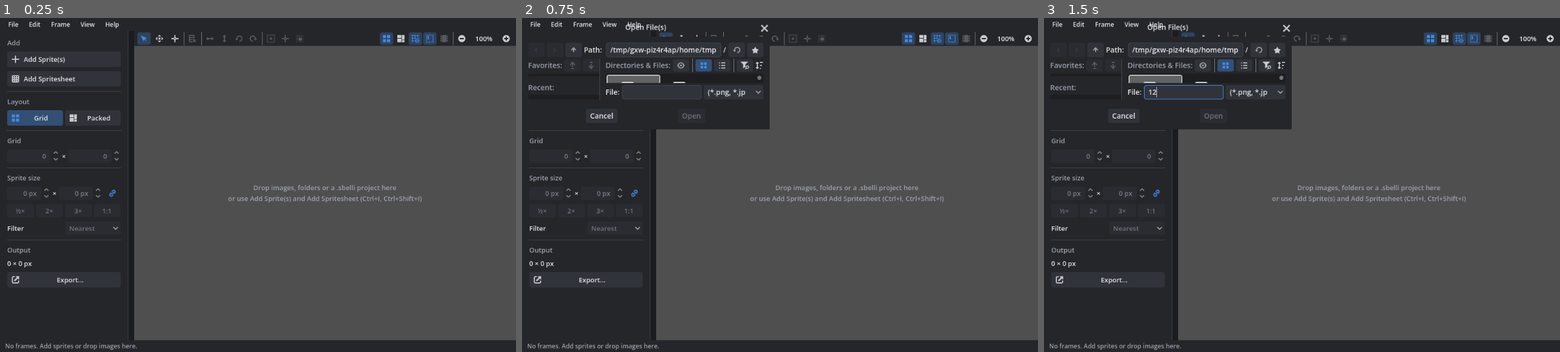
Above: before the commit, frames 1-3 (left to right).
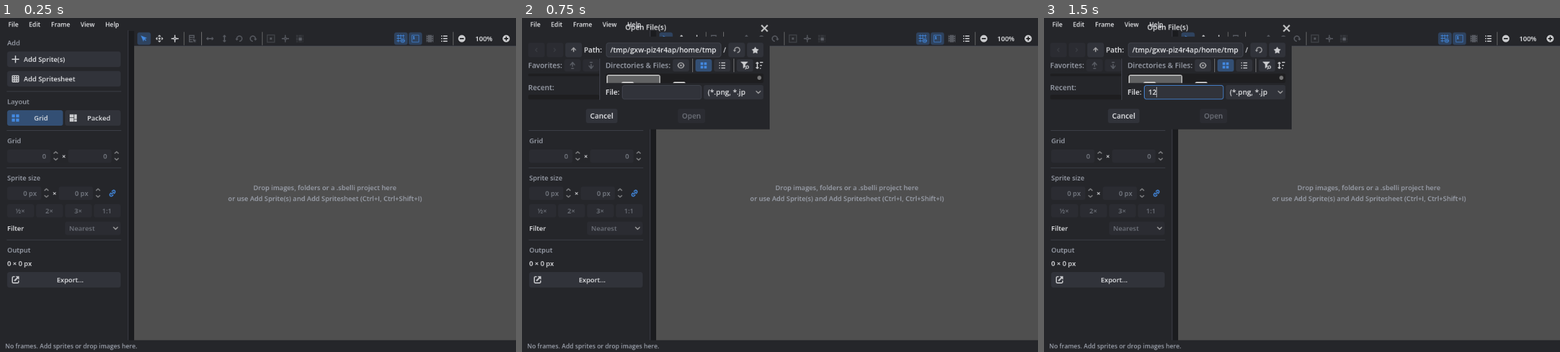
Above: after the commit, the same moments.

Repository: caleb-tognoli/spritesheetbelli
Game: Godot game, scene res://ui/main/main.tscn
Same seed, same stepped clock (60 frames per second), same inputs: the game is played once before the commit and once after it.
Inputs (mouse positions are in pixels of both pictures, inside the frame that each line leads up to):
- Up to frame 1 (0.25 s): no input
- Up to frame 2 (0.75 s): click "Add Sprite(s)" at 0.5 s
- Up to frame 3 (1.5 s): click (1183, 91) at 1.27 s; type "12" at 1.35 s

The runs differ from the first frame. In frame 1, 0.3% of the frame differs, in the area x 73-87%, y 4-9%; in frame 2, 0.3%; in frame 3, 0.3%.

Commit message:
Toolbar: sprites list instead of layouts; the preview stays in its place
- The preview toolbar wraps onto more rows instead of forcing its width,
  and the preview is never squeezed narrower than it. Its layout grew
  both ways when it didn't fit, covering the sidebar's resize bar.
- The Grid and Packed buttons left the toolbar (they're in the sidebar
  and View); a button toggles the list of sprites instead.
- The side panels start a little wider, and the sprite list is at least
  250 px wide.
- Pinned frames show a pin instead of a yellow dot.

Diff:
--- a/scripts/autoloaded/settings.gd
+++ b/scripts/autoloaded/settings.gd
@@ -37,7 +37,8 @@
 	&"recent_files": [],
 	&"sidebar_width": 0,
 	&"show_history": false,
-	&"history_width": 0,
+	# From the preview's side: negative is wider than the panels' smallest width
+	&"history_width": -60,
 	&"show_sprites": false,
 	&"onion_skin": false,
 }
--- a/tests/unit/test_layout_ui.gd
+++ b/tests/unit/test_layout_ui.gd
@@ -115,3 +115,19 @@
 	assert_true(text.begins_with("Frame 0"), text)
 	assert_true("Page 1 at" in text, text)
 	assert_true("3 frames" in main.sheet_info.text, main.sheet_info.text)
+
+
+func test_the_toolbar_toggles_the_sprites_not_the_layout() -> void:
+	var area: PreviewArea = main.preview_area
+	assert_true(area._action_buttons.has(&"toggle_sprites"))
+	assert_false(area._action_buttons.has(&"layout_grid"), "the sidebar switches layouts")
+	assert_false(area._action_buttons.has(&"layout_packed"))
+
+
+func test_the_preview_is_never_narrower_than_its_toolbar() -> void:
+	var area: PreviewArea = main.preview_area
+	var toolbar_width := area.toolbar.get_combined_minimum_size().x
+	assert_true(toolbar_width > 0)
+	assert_eq(area.get_combined_minimum_size().x, toolbar_width, "the splits keep room for it")
+	var layout: Control = area.get_node("Layout")
+	assert_eq(layout.grow_horizontal, Control.GROW_DIRECTION_END, "never over the sidebar")
--- a/ui/main/layout_controller.gd
+++ b/ui/main/layout_controller.gd
@@ -164,7 +164,7 @@
 		"Sprites",
 		func() -> void: Settings.set_value(&"show_sprites", not sprites_panel.visible),
 		Callable(),
-		null,
+		preload("res://assets/icons/FileList.svg"),
 		func() -> bool: return sprites_panel.visible
 	)
 	Actions.add(
--- a/ui/main/main_ui.gd
+++ b/ui/main/main_ui.gd
@@ -73,7 +73,7 @@
 	[&"pin_toggle", &"repack"],
 ]
 const TOOLBAR_TOGGLES: Array[StringName] = [
-	&"layout_grid", &"layout_packed", &"toggle_grid", &"toggle_indices", &"toggle_animation"
+	&"toggle_grid", &"toggle_indices", &"toggle_animation", &"toggle_sprites"
 ]
 ## Actions offered when right-clicking frames
 const CONTEXT_ACTIONS: Array[StringName] = [
--- a/ui/main/sprites_panel.gd
+++ b/ui/main/sprites_panel.gd
@@ -23,7 +23,7 @@
 
 func _init() -> void:
 	theme_type_variation = &"SidebarPanel"
-	custom_minimum_size = Vector2(220, 0)
+	custom_minimum_size = Vector2(250, 0)
 	var box := VBoxContainer.new()
 	add_child(box)
 
--- a/ui/spritesheet_preview/packed_view.gd
+++ b/ui/spritesheet_preview/packed_view.gd
@@ -7,7 +7,10 @@
 const PAGE_BORDER_COLOR := Color(1, 1, 1, 0.35)
 const NEW_PAGE_COLOR := Color(1, 1, 1, 0.12)
 const OUTLINE_COLOR := Color(1, 1, 1, 0.3)
-const PINNED_COLOR := Color(1.0, 0.8, 0.3)
+const PIN_ICON := preload("res://assets/icons/Pin.svg")
+## On-screen size of the pin on pinned frames
+const PIN_SIZE := 16.0
+const PIN_BACKGROUND := Color(0, 0, 0, 0.55)
 const TURNED_COLOR := Color(0.5, 0.8, 1.0)
 
 var sheet: Spritesheet
@@ -185,9 +188,11 @@
 	var place: Dictionary = sheet.placements[coord]
 	var mark := minf(6 * pixel, minf(rect.size.x, rect.size.y) / 3)
 	if place.get("pinned", false):
-		canvas.draw_circle(
-			rect.position + Vector2(rect.size.x - mark, mark), mark * 0.6, PINNED_COLOR
-		)
+		# The same size on screen at any zoom, but never bigger than half the frame
+		var pin := minf(PIN_SIZE * pixel, minf(rect.size.x, rect.size.y) / 2)
+		var corner := Rect2(rect.end.x - pin - pixel * 2, rect.position.y + pixel * 2, pin, pin)
+		canvas.draw_circle(corner.get_center(), pin * 0.62, PIN_BACKGROUND)
+		canvas.draw_texture_rect(PIN_ICON, corner.grow(-pin * 0.12), false)
 	if place.rotated:
 		var corner := rect.position
 		canvas.draw_colored_polygon(
--- a/ui/spritesheet_preview/preview_area.gd
+++ b/ui/spritesheet_preview/preview_area.gd
@@ -42,6 +42,10 @@
 
 
 func _ready() -> void:
+	# Never wider than its place: a toolbar that doesn't fit wraps instead
+	var layout := $Layout as Control
+	layout.grow_horizontal = Control.GROW_DIRECTION_END
+	layout.minimum_size_changed.connect(update_minimum_size)
 	_build_toolbar()
 	empty_hint.horizontal_alignment = HORIZONTAL_ALIGNMENT_CENTER
 	empty_hint.vertical_alignment = VERTICAL_ALIGNMENT_CENTER
@@ -66,8 +70,10 @@
 
 
 func _build_toolbar() -> void:
-	var bar := HBoxContainer.new()
-	bar.add_theme_constant_override("separation", 2)
+	# Wraps onto a second row when the preview is too narrow for every button
+	var bar := HFlowContainer.new()
+	bar.add_theme_constant_override("h_separation", 2)
+	bar.add_theme_constant_override("v_separation", 2)
 	toolbar.add_child(bar)
 
 	# Tools
@@ -112,6 +118,13 @@
 	zoom_out_btn.pressed.connect(func() -> void: spritesheet_preview.zoom_by(0.8))
 	zoom_in_btn.pressed.connect(func() -> void: spritesheet_preview.zoom_by(1.25))
 	zoom_label_btn.pressed.connect(func() -> void: spritesheet_preview.fit_to_view())
+
+
+## As wide as the toolbar's widest group, so the splits around the preview never squeeze
+## it narrower than its toolbar
+func _get_minimum_size() -> Vector2:
+	var layout := get_node_or_null(^"Layout") as Control
+	return Vector2(layout.get_combined_minimum_size().x, 0) if layout else Vector2.ZERO
 
 
 static func _tool_button(icon: Texture2D, tooltip := "") -> Button:
--- a/ui/spritesheet_preview/preview_area.tscn
+++ b/ui/spritesheet_preview/preview_area.tscn
@@ -15,6 +15,7 @@
 grow_vertical = 2
 size_flags_horizontal = 3
 theme = ExtResource("1_4ihnc")
+clip_contents = true
 script = ExtResource("2_olheg")
 
 [node name="OptionsMenu" type="PopupMenu" parent="."]
@@ -28,7 +29,6 @@
 anchors_preset = 15
 anchor_right = 1.0
 anchor_bottom = 1.0
-grow_horizontal = 2
 grow_vertical = 2
 mouse_filter = 1
 theme_override_constants/separation = 0
Not shown, changed: CHANGELOG.md
